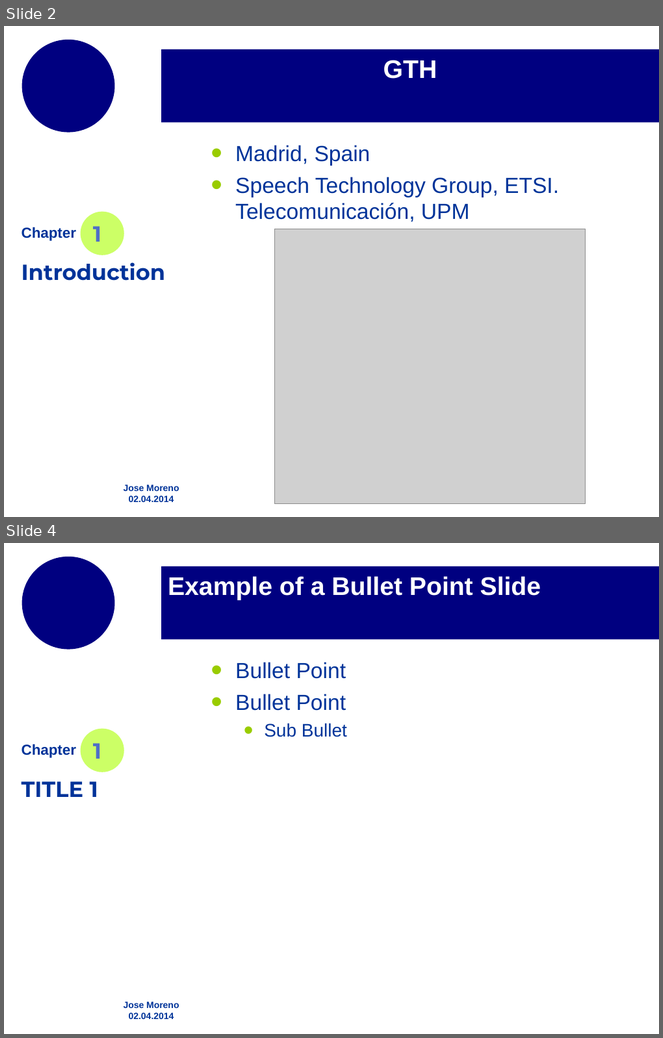
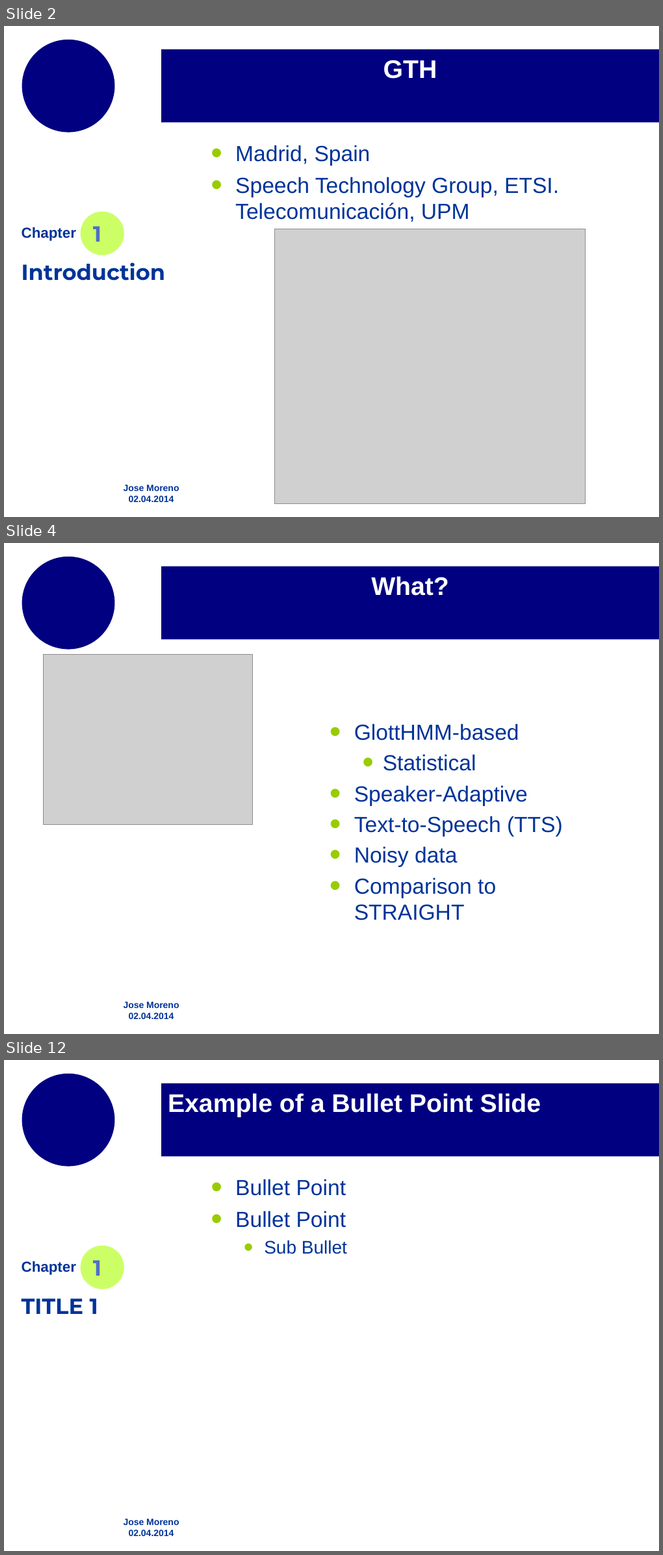
Before and after one commit to josemoreno/PFC_memoria, a slide deck: pres.odp. Shown one above the other, each under a label of ours: slides 2 and 4 before the commit, slides 2, 4 and 12 after it; the slides between them are not shown. The pictures are 663x1038 and 663x1555 pixels, drawn with LibreOffice and Linux fonts; fonts in the diff are those of the drawing; grey boxes stand for pictures; background and template pictures are left out. Boxes give left, top, right and bottom in pixels: in the first picture for what was removed or moved away, otherwise in the second. Text is boxed around its words. In the diff, an @@ line names an element or a change of style, - is before the commit and + after.

```diff
--- a/pres.odp
+++ b/pres.odp
@@ slide 4 added at (4,543,659,1034), background #FFFFFF; not listed: 2 template elements that a slide beside it also shows @@
@@ title added at (161,566,659,639), fill #000080, 28 pt, text #FFFFFF, bold @@
+What?
@@ picture added at (43,654,253,824) @@
@@ text added at (354,724,563,921), 24 pt, text #003399 @@
+• GlottHMM-based
+  • Statistical
+• Speaker-Adaptive
+• Text-to-Speech (TTS)
+• Noisy data
+• Comparison to STRAIGHT
@@ what was slide 4 is now slide 12 @@
```
Also in this commit, not shown: 1 slide changed, 7 other slides added, 5 other files.
